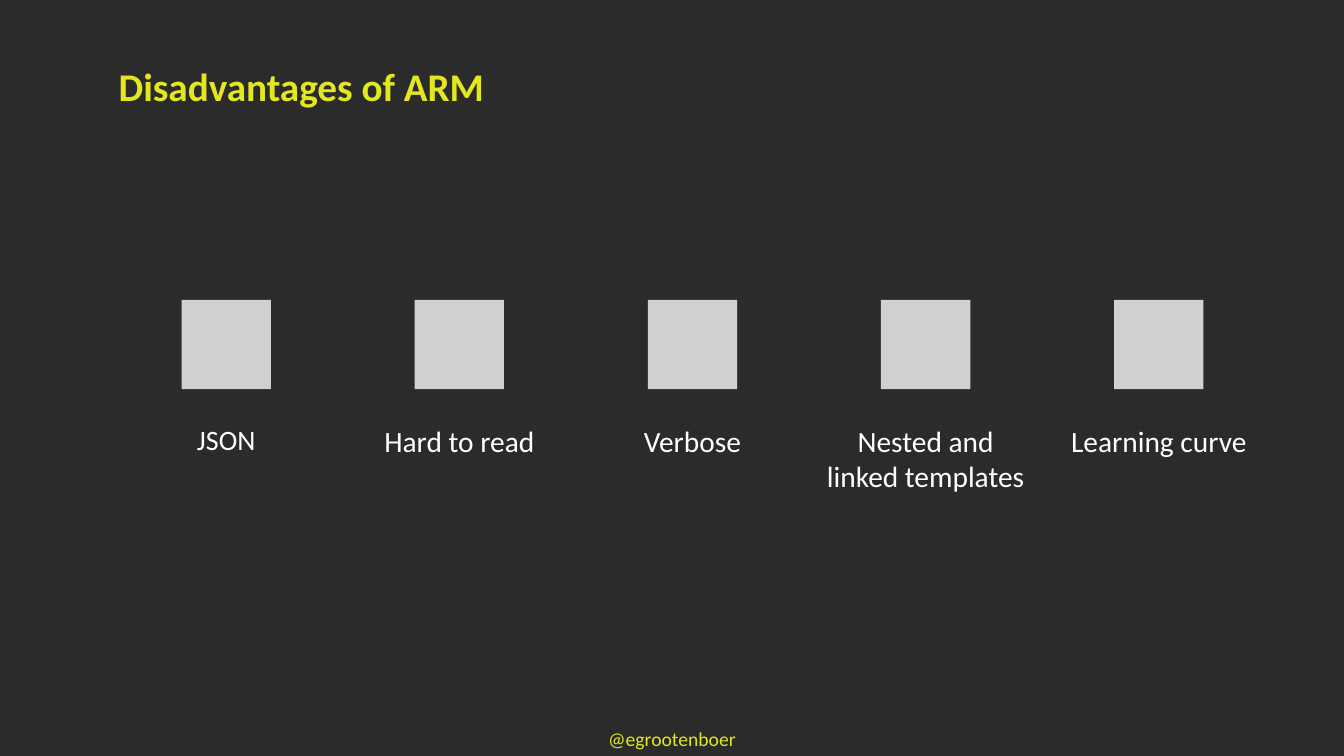
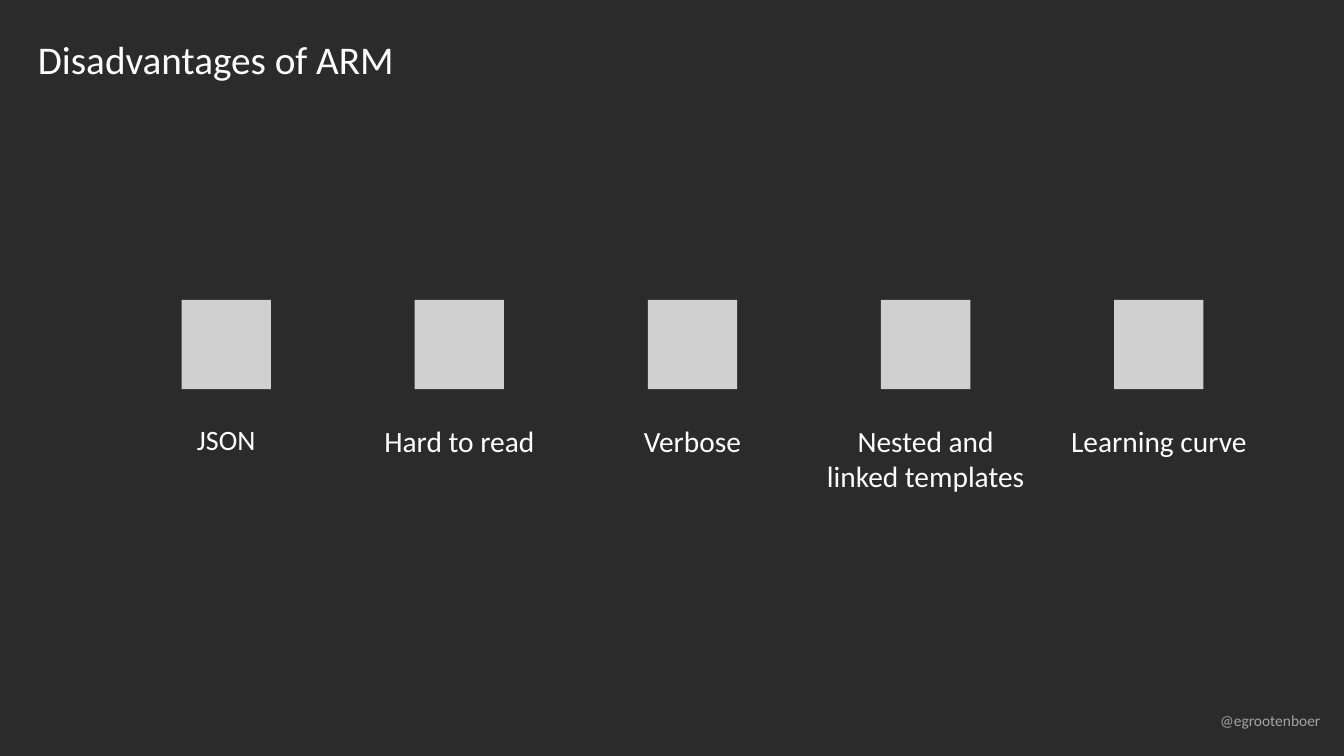
Before and after one commit to EldertGrootenboer/Empower-your-Azure-IaC-with-Bicep, a slide deck: slide 6 of Empower your Azure IaC with Bicep!.pptx (slide 7 before the commit). Drawn at 1344x756 pixels with LibreOffice and Linux fonts; fonts in the diff are those of the drawing; grey boxes stand for pictures; background and template pictures are left out; a plain dark background stands for a picture behind light text. Boxes give left, top, right and bottom in pixels: in the first picture for what was removed or moved away, otherwise in the second. Text is boxed around its words. In the diff, an @@ line names an element or a change of style, - is before the commit and + after.

```diff
--- a/Empower your Azure IaC with Bicep!.pptx
+++ b/Empower your Azure IaC with Bicep!.pptx
@@ title "Disadvantages of ARM": place and size @@
-title "Disadvantages of ARM" at <box>119,73,484,108</box>
+title "Disadvantages of ARM" at <box>38,46,393,81</box>
@@ title "Disadvantages of ARM" at <box>38,46,393,81</box>: text colour #E2E71F to #FFFFFF, bold off; less space between paragraphs; vertical alignment top to middle @@
@@ text "@egrootenboer": place and size @@
-text "@egrootenboer" at <box>608,732,735,750</box>
+text "@egrootenboer" at <box>1220,715,1320,729</box>
@@ text "@egrootenboer" at <box>1220,715,1320,729</box>: size 14 to 11 pt, text colour #E2E71F to #A5A5A5; alignment centre to left @@
```
Also in this commit, not shown: 14 other slides changed, 1 slide removed.
